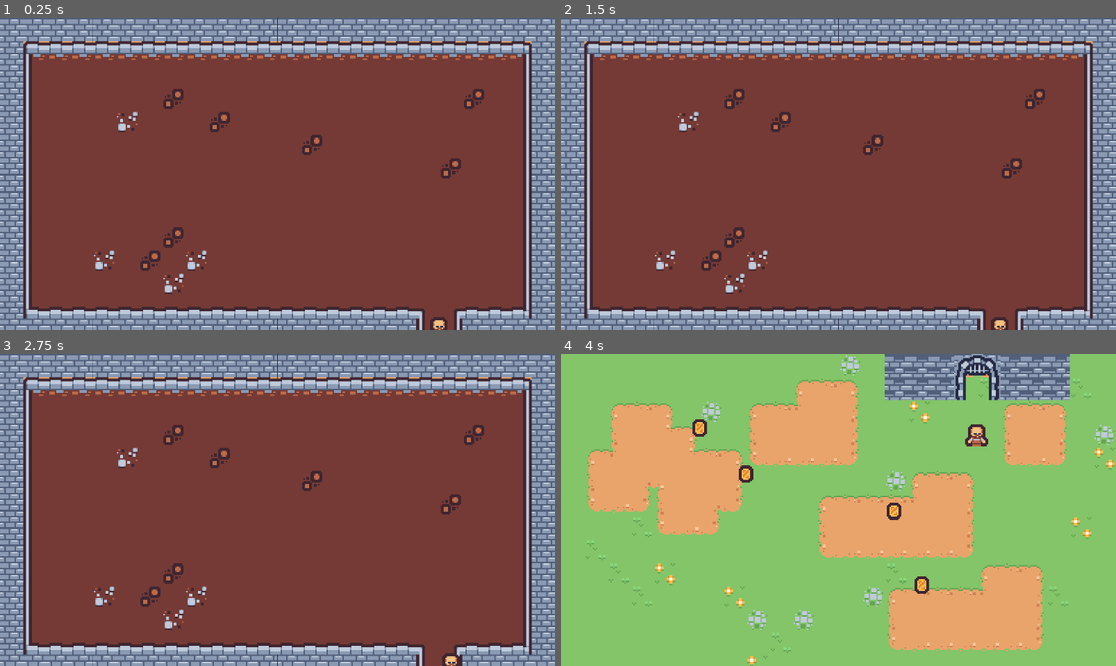
Above: before the commit, frames 1-4 (two rows, left to right).
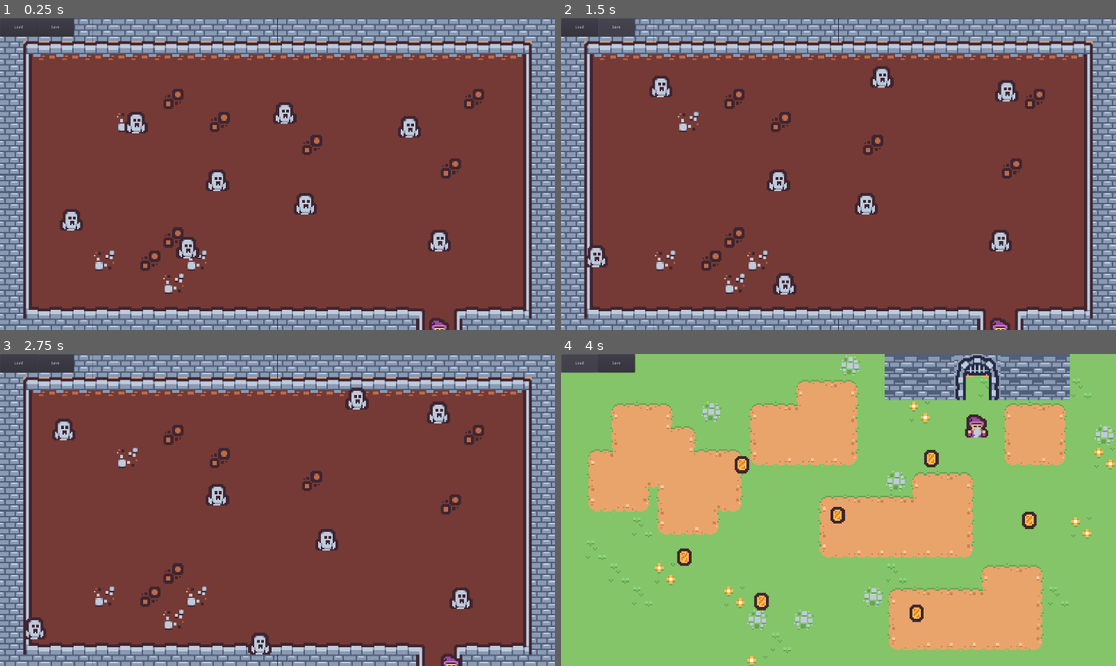
Above: after the commit, the same moments.

Repository: stupidratstudio/thoth
Game: Godot game, scene res://game/scenes/level1.tscn
Same seed, same stepped clock (60 frames per second), same inputs: the game is played once before the commit and once after it. This scene is started directly instead of the project's main scene.
Inputs (mouse positions are in pixels of both pictures, inside the frame that each line leads up to):
- Up to frame 1 (0.25 s): no input
- Up to frame 2 (1.5 s): click (577, 27) at 0.5 s, where only the run after the commit has a clickable "Load"; click (616, 27) at 1.25 s, where only the run after the commit has a clickable "Save"
- Up to frame 3 (2.75 s): move the mouse to (399, 494) at 2.02 s; hold Right (move_right) from 2.03 s (still down); tap 1 at 2.1 s; click (399, 494) at 2.17 s
- Up to frame 4 (4 s): move the mouse to (727, 525) at 2.77 s; release Right (move_right) at 2.78 s; hold Down (move_down) 2.78-3.5 s; tap 2 at 2.85 s; click (577, 363) at 3.5 s, where only the run after the commit has a clickable "Load"

The runs differ from the first frame. In frame 1, 2.8% of the frame differs, in the area x 0-82%, y 0-100%; in frame 2, 2.8%; in frame 3, 2.8%; in frame 4, 2.6%.

Commit message:
Add more game

Diff:
--- a/game/objects/coin.tscn
+++ b/game/objects/coin.tscn
@@ -1,7 +1,7 @@
 [gd_scene load_steps=4 format=2]
 
 [ext_resource path="res://game/textures/tinytown.png" type="Texture" id=1]
-[ext_resource path="res://game/objects/coin.gd" type="Script" id=2]
+[ext_resource path="res://game/scripts/coin.gd" type="Script" id=2]
 
 [sub_resource type="RectangleShape2D" id=1]
 extents = Vector2( 4, 4 )
@@ -10,12 +10,14 @@
 script = ExtResource( 2 )
 
 [node name="Sprite" type="Sprite" parent="."]
+scale = Vector2( 5, 5 )
 texture = ExtResource( 1 )
 hframes = 12
 vframes = 11
 frame = 93
 
 [node name="Area2D" type="Area2D" parent="."]
+scale = Vector2( 5, 5 )
 
 [node name="CollisionShape2D" type="CollisionShape2D" parent="Area2D"]
 shape = SubResource( 1 )
--- a/game/objects/gate_to_level0.tscn
+++ b/game/objects/gate_to_level0.tscn
@@ -1,6 +1,6 @@
 [gd_scene load_steps=3 format=2]
 
-[ext_resource path="res://game/objects/gate_to_level0.gd" type="Script" id=1]
+[ext_resource path="res://game/scripts/gate_to_level0.gd" type="Script" id=1]
 
 [sub_resource type="RectangleShape2D" id=1]
 
@@ -8,6 +8,7 @@
 script = ExtResource( 1 )
 
 [node name="Area2D" type="Area2D" parent="." groups=["gate"]]
+scale = Vector2( 5, 5 )
 
 [node name="CollisionShape2D" type="CollisionShape2D" parent="Area2D"]
 shape = SubResource( 1 )
--- a/game/objects/gate_to_level1.tscn
+++ b/game/objects/gate_to_level1.tscn
@@ -1,6 +1,6 @@
 [gd_scene load_steps=3 format=2]
 
-[ext_resource path="res://game/objects/gate_to_level1.gd" type="Script" id=1]
+[ext_resource path="res://game/scripts/gate_to_level1.gd" type="Script" id=1]
 
 [sub_resource type="RectangleShape2D" id=1]
 
@@ -8,6 +8,7 @@
 script = ExtResource( 1 )
 
 [node name="Area2D" type="Area2D" parent="." groups=["gate"]]
+scale = Vector2( 5, 5 )
 
 [node name="CollisionShape2D" type="CollisionShape2D" parent="Area2D"]
 shape = SubResource( 1 )
--- /dev/null
+++ b/game/objects/ghost.tscn
@@ -0,0 +1,29 @@
+[gd_scene load_steps=4 format=2]
+
+[ext_resource path="res://game/textures/tinydungeon.png" type="Texture" id=1]
+[ext_resource path="res://game/scripts/ghost.gd" type="Script" id=2]
+
+[sub_resource type="RectangleShape2D" id=1]
+extents = Vector2( 8, 8 )
+
+[node name="ghost" type="KinematicBody2D" groups=["ghost"]]
+collision_layer = 2
+collision_mask = 2
+script = ExtResource( 2 )
+
+[node name="Sprite" type="Sprite" parent="."]
+scale = Vector2( 5, 5 )
+texture = ExtResource( 1 )
+hframes = 12
+vframes = 11
+frame = 121
+
+[node name="CollisionShape2D" type="CollisionShape2D" parent="."]
+scale = Vector2( 5, 5 )
+shape = SubResource( 1 )
+
+[node name="Timer" type="Timer" parent="."]
+wait_time = 2.0
+autostart = true
+
+[connection signal="timeout" from="Timer" to="." method="_on_Timer_timeout"]
--- a/game/objects/player.tscn
+++ b/game/objects/player.tscn
@@ -1,7 +1,10 @@
-[gd_scene load_steps=4 format=2]
+[gd_scene load_steps=5 format=2]
 
-[ext_resource path="res://game/objects/player.gd" type="Script" id=1]
+[ext_resource path="res://game/scripts/player.gd" type="Script" id=1]
 [ext_resource path="res://game/textures/tinydungeon.png" type="Texture" id=2]
+
+[sub_resource type="CircleShape2D" id=2]
+radius = 35.0143
 
 [sub_resource type="RectangleShape2D" id=1]
 extents = Vector2( 8, 8 )
@@ -10,10 +13,30 @@
 script = ExtResource( 1 )
 
 [node name="Sprite" type="Sprite" parent="."]
+scale = Vector2( 5, 5 )
 texture = ExtResource( 2 )
 hframes = 12
 vframes = 11
-frame = 86
+frame = 84
+
+[node name="wand" type="Node2D" parent="."]
+position = Vector2( 25, 19 )
+
+[node name="Sprite" type="Sprite" parent="wand"]
+position = Vector2( 0, -39 )
+scale = Vector2( 5, 5 )
+texture = ExtResource( 2 )
+hframes = 12
+vframes = 11
+frame = 130
+
+[node name="Area2D" type="Area2D" parent="wand"]
+collision_mask = 3
+
+[node name="CollisionShape2D" type="CollisionShape2D" parent="wand/Area2D"]
+position = Vector2( 0, -87 )
+shape = SubResource( 2 )
 
 [node name="CollisionShape2D" type="CollisionShape2D" parent="."]
+scale = Vector2( 5, 5 )
 shape = SubResource( 1 )
--- a/game/objects/player_state.tscn
+++ b/game/objects/player_state.tscn
@@ -1,6 +1,6 @@
 [gd_scene load_steps=2 format=2]
 
-[ext_resource path="res://game/objects/player_state.gd" type="Script" id=1]
+[ext_resource path="res://game/scripts/player_state.gd" type="Script" id=1]
 
 [node name="Node" type="Node"]
 script = ExtResource( 1 )
--- /dev/null
+++ b/game/scenes/buttons.tscn
@@ -0,0 +1,22 @@
+[gd_scene load_steps=2 format=2]
+
+[ext_resource path="res://test/scenes/buttons.gd" type="Script" id=1]
+
+[node name="buttons" type="Control"]
+anchor_right = 1.0
+anchor_bottom = 1.0
+script = ExtResource( 1 )
+
+[node name="load" type="Button" parent="."]
+margin_right = 128.0
+margin_bottom = 64.0
+text = "Load"
+
+[node name="save" type="Button" parent="."]
+margin_left = 128.0
+margin_right = 256.0
+margin_bottom = 64.0
+text = "Save"
+
+[connection signal="pressed" from="load" to="." method="_on_load_pressed"]
+[connection signal="pressed" from="save" to="." method="_on_save_pressed"]
--- a/game/scenes/level0.tscn
+++ b/game/scenes/level0.tscn
@@ -1,29 +1,31 @@
-[gd_scene load_steps=6 format=2]
+[gd_scene load_steps=7 format=2]
 
 [ext_resource path="res://game/objects/player.tscn" type="PackedScene" id=1]
 [ext_resource path="res://game/scenes/tileset.tres" type="TileSet" id=2]
 [ext_resource path="res://game/objects/gate_to_level1.tscn" type="PackedScene" id=3]
 [ext_resource path="res://game/objects/coin.tscn" type="PackedScene" id=4]
 [ext_resource path="res://game/scenes/level0.gd" type="Script" id=5]
+[ext_resource path="res://game/scenes/buttons.tscn" type="PackedScene" id=6]
 
 [node name="level0" type="Node2D"]
-scale = Vector2( 5, 5 )
 script = ExtResource( 5 )
 
 [node name="gate" parent="." instance=ExtResource( 3 )]
-position = Vector2( 288, -6.4 )
-scale = Vector2( 1, 1 )
+position = Vector2( 1440, -32 )
 
 [node name="gate_from_level1" type="Node2D" parent="."]
-position = Vector2( 287.6, 16.8 )
-scale = Vector2( 1, 1 )
+position = Vector2( 1438, 84 )
+scale = Vector2( 5, 5 )
 
 [node name="layers" type="Node2D" parent="."]
+scale = Vector2( 5, 5 )
 
 [node name="background" type="TileMap" parent="layers"]
 tile_set = ExtResource( 2 )
 cell_size = Vector2( 16, 16 )
 cell_custom_transform = Transform2D( 16, 0, 0, 16, 0, 0 )
+collision_layer = 3
+collision_mask = 3
 format = 1
 tile_data = PoolIntArray( -131056, 5, 65537, -131055, 5, 65537, -131054, 5, 65537, -131053, 5, 65537, -1, 0, 196613, -6 …(6474 unchanged characters)…
 
@@ -32,26 +34,42 @@
 tile_set = ExtResource( 2 )
 cell_size = Vector2( 16, 16 )
 cell_custom_transform = Transform2D( 16, 0, 0, 16, 0, 0 )
+collision_layer = 3
+collision_mask = 3
 format = 1
 tile_data = PoolIntArray( -1, 2, 0, -65536, 2, 1, -65535, 2, 1, -65534, 2, 1, -65533, 2, 1, -65532, 2, 1, -65531, 2, 1, …(1331 unchanged characters)…
 
 [node name="objects" type="Node2D" parent="."]
 
 [node name="coin" parent="objects" instance=ExtResource( 4 )]
-position = Vector2( 230.4, 108.8 )
+position = Vector2( 1620, 575 )
 scale = Vector2( 1, 1 )
 
 [node name="coin2" parent="objects" instance=ExtResource( 4 )]
-position = Vector2( 249.6, 160 )
+position = Vector2( 1230, 897 )
 scale = Vector2( 1, 1 )
 
 [node name="coin3" parent="objects" instance=ExtResource( 4 )]
-position = Vector2( 128, 83.2 )
+position = Vector2( 694, 856 )
 scale = Vector2( 1, 1 )
 
 [node name="coin4" parent="objects" instance=ExtResource( 4 )]
-position = Vector2( 96, 51.2 )
+position = Vector2( 427, 703 )
+scale = Vector2( 1, 1 )
+
+[node name="coin5" parent="objects" instance=ExtResource( 4 )]
+position = Vector2( 957, 558 )
+scale = Vector2( 1, 1 )
+
+[node name="coin6" parent="objects" instance=ExtResource( 4 )]
+position = Vector2( 626, 383 )
+scale = Vector2( 1, 1 )
+
+[node name="coin7" parent="objects" instance=ExtResource( 4 )]
+position = Vector2( 1281, 362 )
 scale = Vector2( 1, 1 )
 
 [node name="player" parent="objects" instance=ExtResource( 1 )]
-position = Vector2( 128, 128 )
+position = Vector2( 128, 256 )
+
+[node name="buttons" parent="." instance=ExtResource( 6 )]
--- a/game/scenes/level1.tscn
+++ b/game/scenes/level1.tscn
@@ -1,22 +1,25 @@
-[gd_scene load_steps=4 format=2]
+[gd_scene load_steps=6 format=2]
 
 [ext_resource path="res://game/scenes/tileset.tres" type="TileSet" id=1]
 [ext_resource path="res://game/objects/gate_to_level0.tscn" type="PackedScene" id=2]
 [ext_resource path="res://game/objects/player.tscn" type="PackedScene" id=3]
+[ext_resource path="res://game/scenes/buttons.tscn" type="PackedScene" id=4]
+[ext_resource path="res://game/objects/ghost.tscn" type="PackedScene" id=5]
 
 [node name="level1" type="Node2D"]
-scale = Vector2( 5, 5 )
 
 [node name="gate" parent="." instance=ExtResource( 2 )]
-position = Vector2( 304, 233.6 )
-scale = Vector2( 1, 1 )
+position = Vector2( 1518, 1206 )
 
 [node name="layers" type="Node2D" parent="."]
+scale = Vector2( 5, 5 )
 
 [node name="background" type="TileMap" parent="layers"]
 tile_set = ExtResource( 1 )
 cell_size = Vector2( 16, 16 )
 cell_custom_transform = Transform2D( 16, 0, 0, 16, 0, 0 )
+collision_layer = 3
+collision_mask = 3
 format = 1
 tile_data = PoolIntArray( -1, 8, 0, -65536, 8, 0, -65535, 8, 0, -65534, 8, 0, -65533, 8, 0, -65532, 8, 0, -65531, 8, 0, …(6186 unchanged characters)…
 
@@ -25,9 +28,37 @@
 tile_set = ExtResource( 1 )
 cell_size = Vector2( 16, 16 )
 cell_custom_transform = Transform2D( 16, 0, 0, 16, 0, 0 )
+collision_layer = 3
+collision_mask = 3
 format = 1
 
 [node name="objects" type="Node2D" parent="."]
 
 [node name="player" parent="objects" instance=ExtResource( 3 )]
-position = Vector2( 303.6, 214.2 )
+position = Vector2( 1519, 1078 )
+
+[node name="ghost" parent="objects" instance=ExtResource( 5 )]
+position = Vector2( 1392, 400 )
+
+[node name="ghost2" parent="objects" instance=ExtResource( 5 )]
+position = Vector2( 960, 352 )
+
+[node name="ghost3" parent="objects" instance=ExtResource( 5 )]
+position = Vector2( 1056, 640 )
+
+[node name="ghost4" parent="objects" instance=ExtResource( 5 )]
+position = Vector2( 496, 384 )
+
+[node name="ghost5" parent="objects" instance=ExtResource( 5 )]
+position = Vector2( 624, 768 )
+
+[node name="ghost6" parent="objects" instance=ExtResource( 5 )]
+position = Vector2( 272, 672 )
+
+[node name="ghost7" parent="objects" instance=ExtResource( 5 )]
+position = Vector2( 1520, 768 )
+
+[node name="ghost8" parent="objects" instance=ExtResource( 5 )]
+position = Vector2( 752, 560 )
+
+[node name="buttons" parent="." instance=ExtResource( 4 )]
--- /dev/null
+++ b/game/scripts/ghost.gd
@@ -0,0 +1,35 @@
+extends KinematicBody2D
+
+var coin = preload("res://game/objects/coin.tscn")
+
+var walkDirection = Vector2.ZERO
+var speed = 100
+var speedBoost = 0
+var life = 3
+
+func _ready():
+	_on_Timer_timeout()
+
+func _process(delta):
+	if speedBoost > 0:
+		speedBoost -= delta * 30
+		if speedBoost < 0:
+			speedBoost = 0
+
+func _physics_process(delta):
+	self.move_and_slide(walkDirection * (speed+speedBoost))
+
+func _on_Timer_timeout():
+	walkDirection.x = (randi()%3) - 1
+	walkDirection.y = (randi()%3) - 1
+	$Timer.start()
+
+func hit():
+	life -= 1
+	if life == 0:
+		var new_coin = coin.instance()
+		new_coin.global_position = global_position
+		get_parent().add_child(new_coin)
+		queue_free()
+	speedBoost = 250
+	_on_Timer_timeout()
--- a/game/objects/player.gd
+++ b/game/scripts/player.gd
@@ -3,6 +3,7 @@
 var coin = 0
 
 var walkDirection = Vector2.ZERO
+var lastWalkDirection = Vector2.ZERO
 var speed = 300
 
 func _ready():
@@ -12,12 +13,26 @@
 	walkDirection = Vector2.ZERO
 	if Input.is_action_pressed("move_up"):
 		walkDirection+=Vector2(0,-1)
+		lastWalkDirection = walkDirection
 	if Input.is_action_pressed("move_down"):
 		walkDirection+=Vector2(0,1)
+		lastWalkDirection = walkDirection
 	if Input.is_action_pressed("move_left"):
 		walkDirection+=Vector2(-1,0)
+		lastWalkDirection = walkDirection
 	if Input.is_action_pressed("move_right"):
 		walkDirection+=Vector2(1,0)
+		lastWalkDirection = walkDirection
+	$wand.rotation = lastWalkDirection.angle() + PI/2
+	$wand.visible = false
+	if Input.is_action_pressed("move_action"):
+		$wand.visible = true
+	if Input.is_action_just_pressed("move_action"):
+		var objects = $wand/Area2D.get_overlapping_bodies()
+		for object in objects:
+			if object.is_in_group("ghost"):
+				object.hit()
+
 
 func _physics_process(delta):
 	self.move_and_slide(walkDirection * speed)
--- a/project.godot
+++ b/project.godot
@@ -38,7 +38,7 @@
 
 [autoload]
 
-PlayerState="*res://game/objects/player_state.gd"
+PlayerState="*res://game/scripts/player_state.gd"
 
 [display]
 
@@ -79,6 +79,12 @@
 , Object(InputEventKey,"resource_local_to_scene":false,"resource_name":"","device":0,"alt":false,"shift":false,"control":false,"meta":false,"command":false,"pressed":false,"scancode":0,"physical_scancode":68,"unicode":0,"echo":false,"script":null)
  ]
 }
+move_action={
+"deadzone": 0.5,
+"events": [ Object(InputEventKey,"resource_local_to_scene":false,"resource_name":"","device":0,"alt":false,"shift":false,"control":false,"meta":false,"command":false,"pressed":false,"scancode":0,"physical_scancode":32,"unicode":0,"echo":false,"script":null)
+, Object(InputEventKey,"resource_local_to_scene":false,"resource_name":"","device":0,"alt":false,"shift":false,"control":false,"meta":false,"command":false,"pressed":false,"scancode":0,"physical_scancode":16777222,"unicode":0,"echo":false,"script":null)
+ ]
+}
 
 [physics]
 
Renamed: game/objects/coin.gd -> game/scripts/coin.gd
Renamed: game/objects/gate_to_level0.gd -> game/scripts/gate_to_level0.gd
Renamed: game/objects/gate_to_level1.gd -> game/scripts/gate_to_level1.gd
Renamed: game/objects/player_state.gd -> game/scripts/player_state.gd
